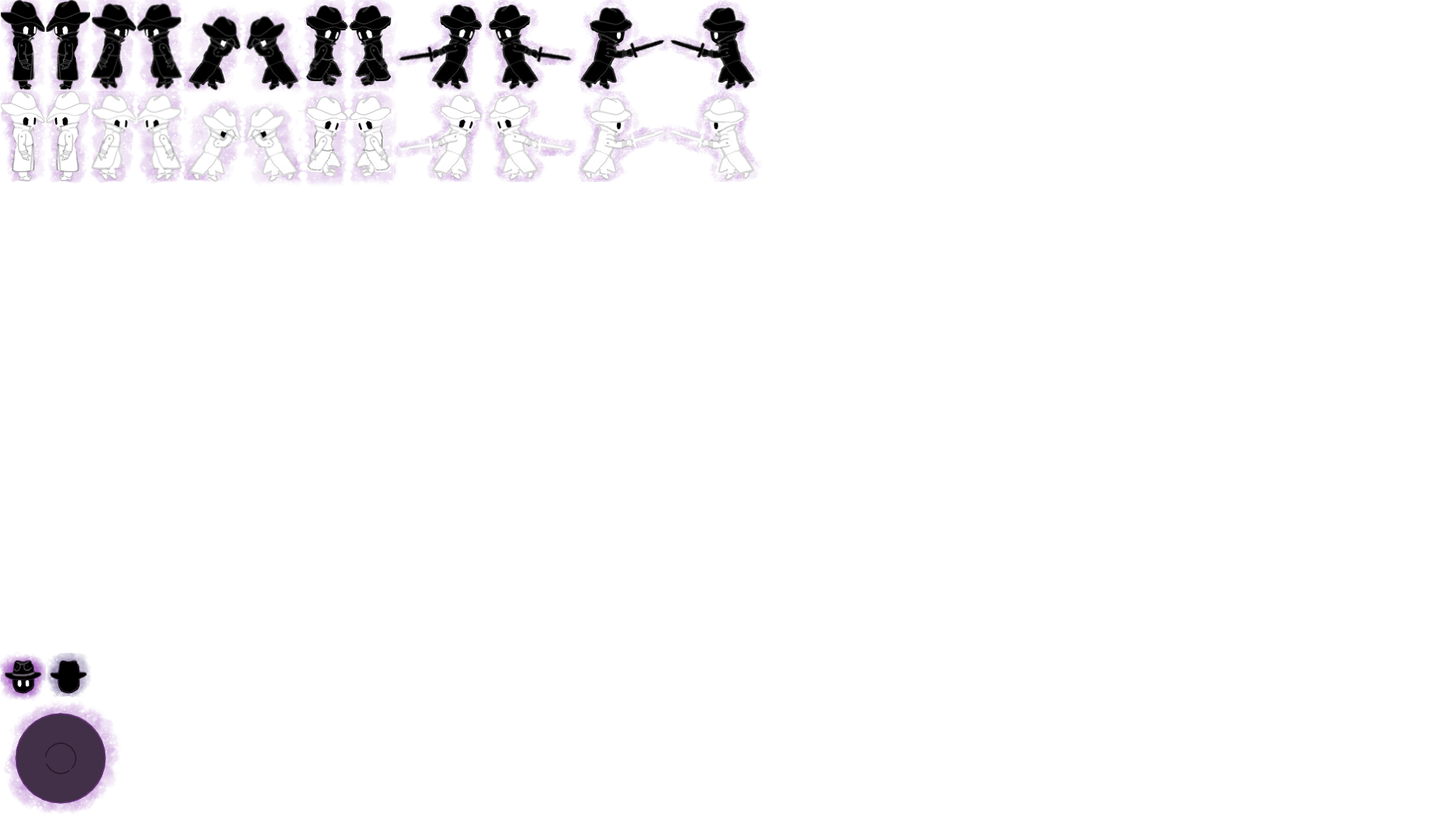
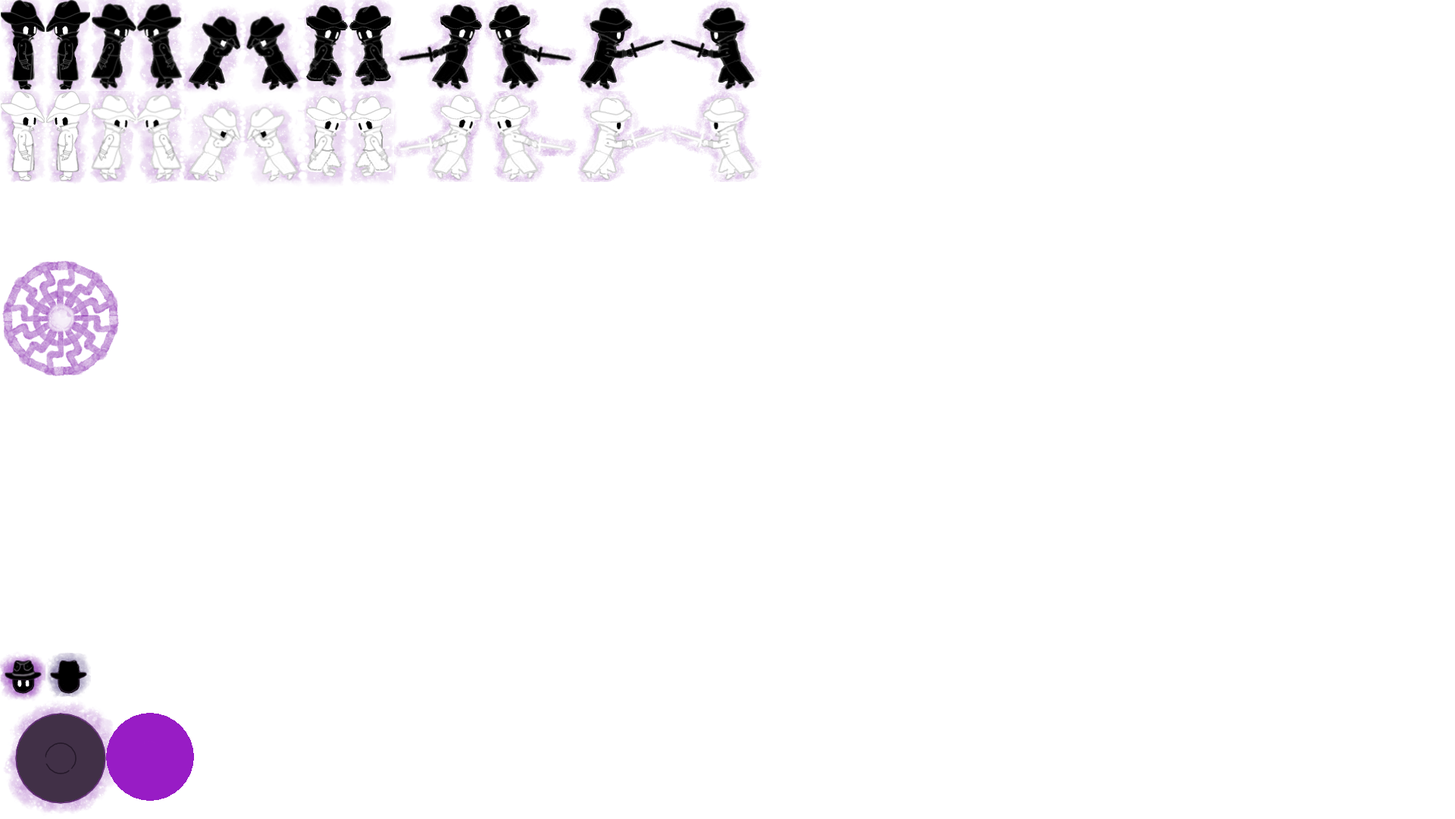
Comparing the layer stacks of the two 1455x819 images. Changes:
renamed "Обычный слой 4 (вставлено)" to "Обычный слой 6", showed it, moved it above "Манна", painted on it over [106,712,195,801]
painted on "Манна" over [106,713,146,800]
painted on "Удар" (2nd of 2) over [2,260,120,340]
painted on "Прыжок лево" over [2,260,195,801]
painted on "Эффекты на игроке на негативе" over [2,260,195,801]
painted on "Эффекты на игроке" over [2,260,195,801]
added layer "Эффект для лечения Сведено" above "Black_Sun.svg.png" over [2,260,120,376]
